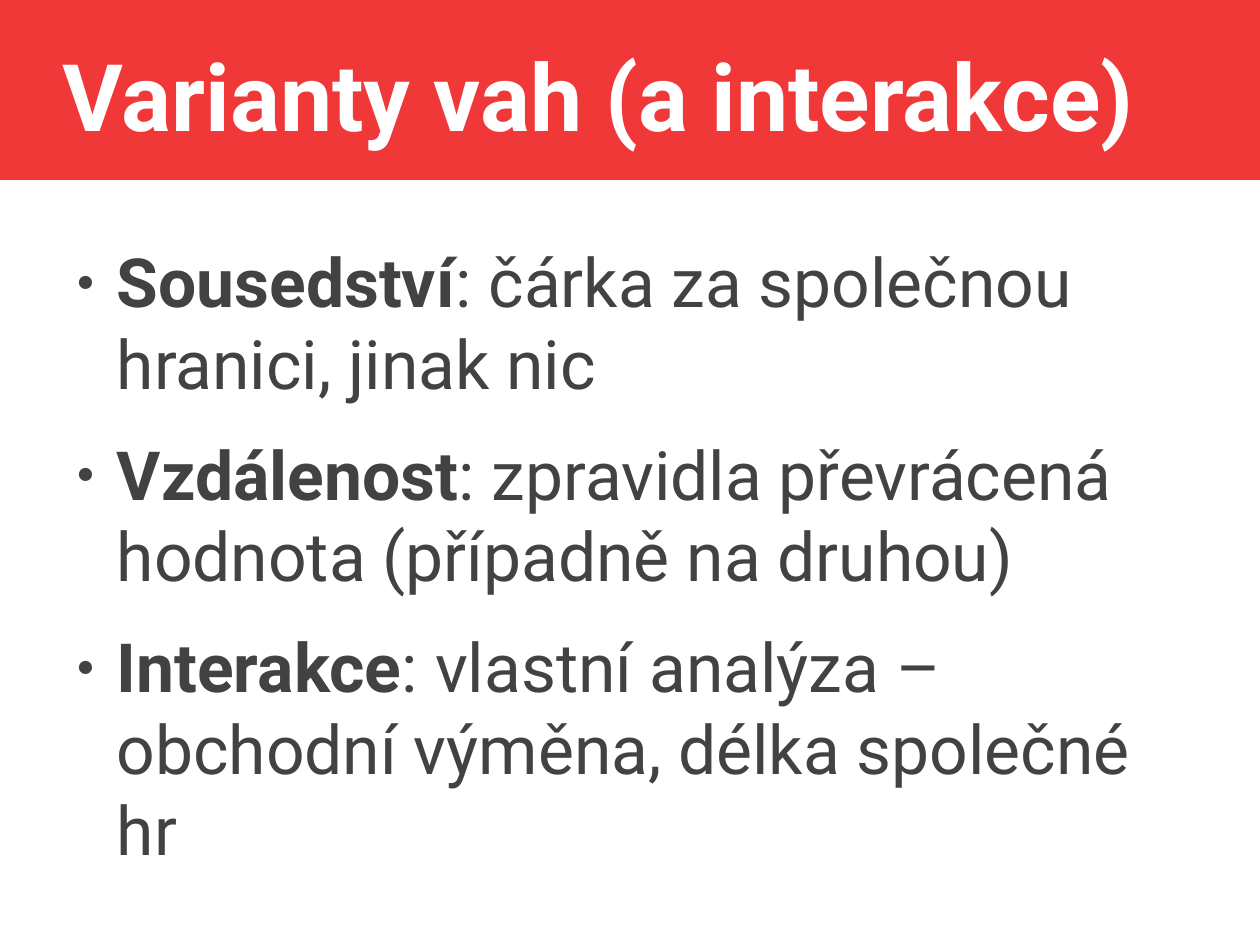
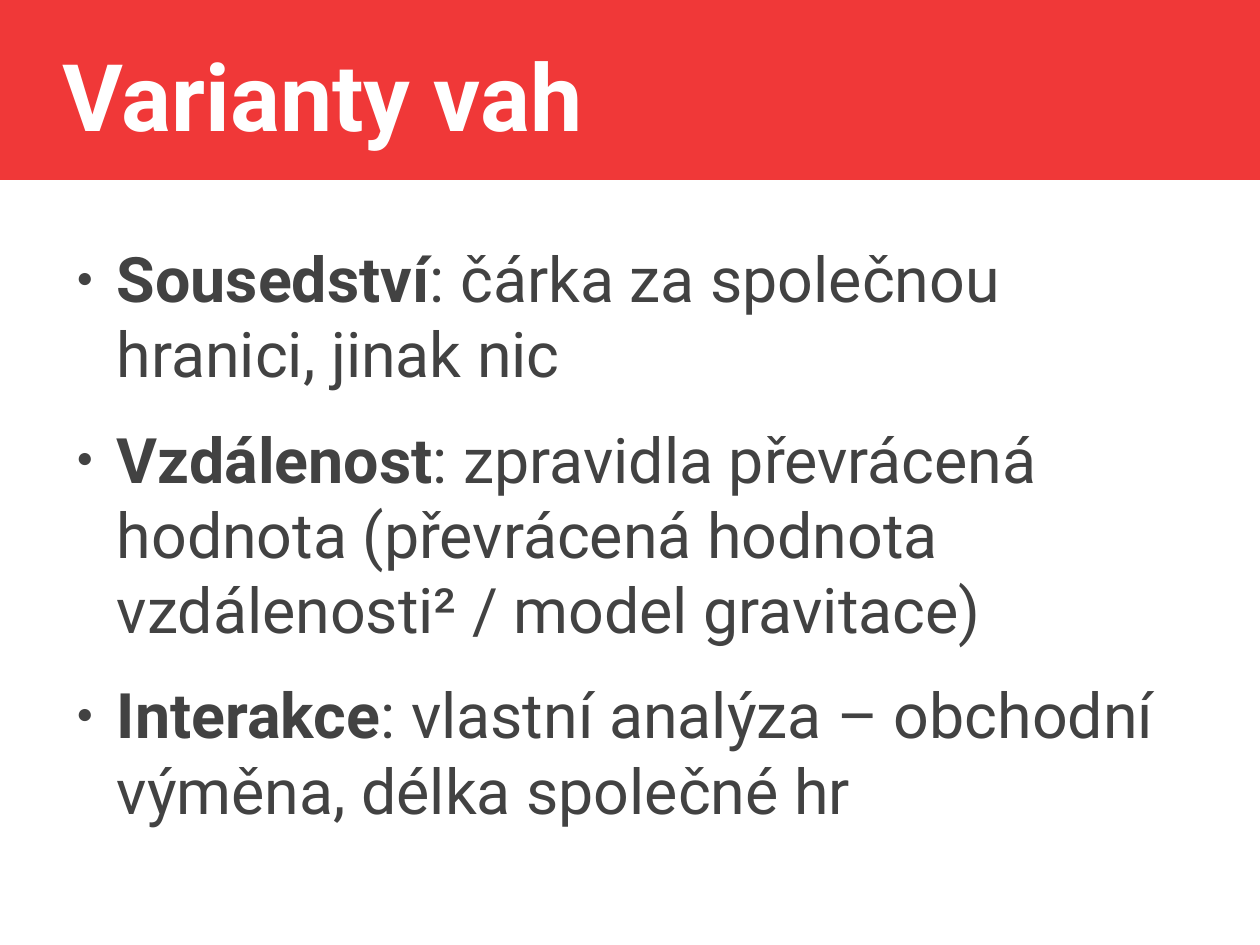
Before and after one commit to jlacko/4EK418, a slide deck: slide 14 of prez/4 - advanced calculations.odp. Drawn at 1260x945 pixels with LibreOffice and Linux fonts; fonts in the diff are those of the drawing. Boxes give left, top, right and bottom in pixels: in the first picture for what was removed or moved away, otherwise in the second. Text is boxed around its words. In the diff, an @@ line names an element or a change of style, - is before the commit and + after.

```diff
--- a/prez/4 - advanced calculations.odp
+++ b/prez/4 - advanced calculations.odp
@@ title at (63,61,583,151): text changed @@
-Varianty vah (a interakce)
+Varianty vah
@@ text at (117,255,1153,828): size 42.7 to 39.5 pt in "Sousedství: čárka za společnou hranici, jinak nic", "Interakce: vlastní analýza – obchodní výměna, délka ..." @@
@@ text at (117,436,1037,647): text changed; size 42.7 to 39.5 pt @@
-● Vzdálenost: zpravidla převrácená hodnota (případně na druhou)
+● Vzdálenost: zpravidla převrácená hodnota (převrácená hodnota vzdálenosti² / model gravitace)
```
Also in this commit, not shown: 7 other slides changed, 1 slide added, 4 other files.
